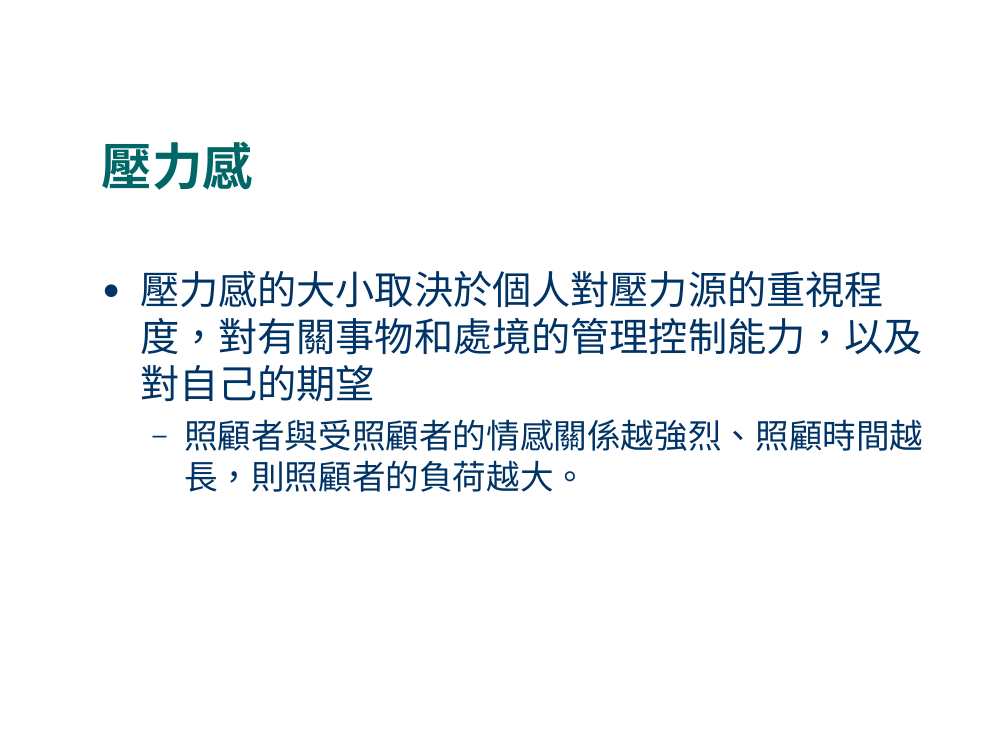
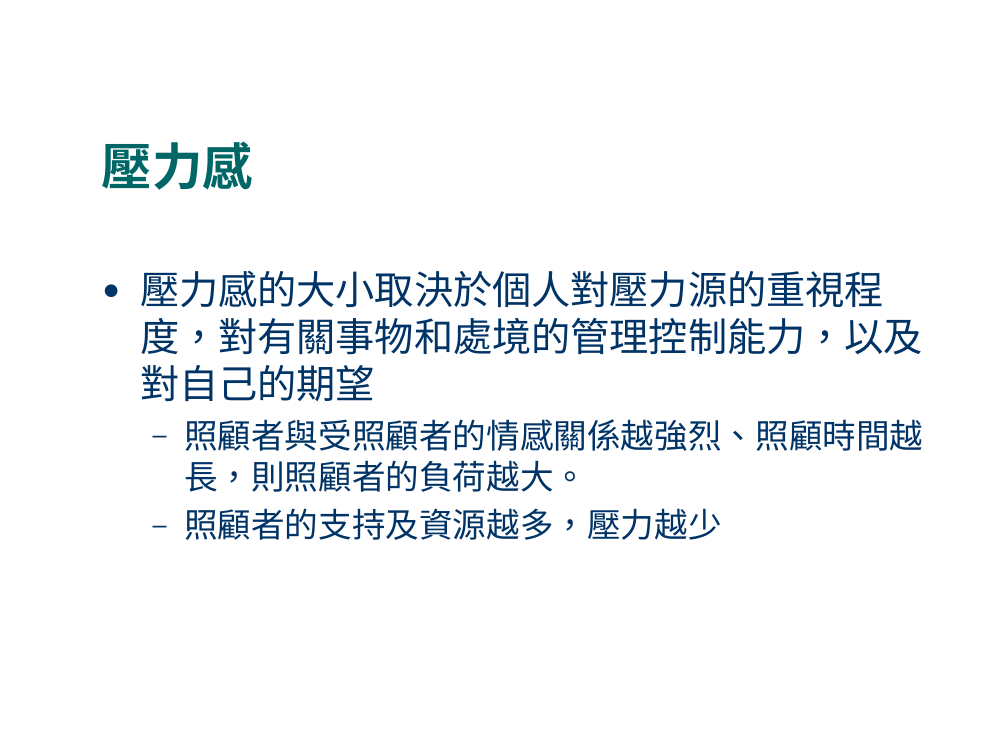
Before and after one commit to fhopecc/stxt, a slide deck: slide 9 of doc/tutorial/home_care.odp. Drawn at 1008x756 pixels with LibreOffice and Linux fonts; fonts in the diff are those of the drawing. Boxes give left, top, right and bottom in pixels: in the first picture for what was removed or moved away, otherwise in the second. Text is boxed around its words. In the diff, an @@ line names an element or a change of style, - is before the commit and + after.

```diff
--- a/doc/tutorial/home_care.odp
+++ b/doc/tutorial/home_care.odp
@@ text at [184,508,722,540]: paragraph added @@
+  – 照顧者的支持及資源越多，壓力越少
```
Also in this commit, not shown: 8 other slides changed.
